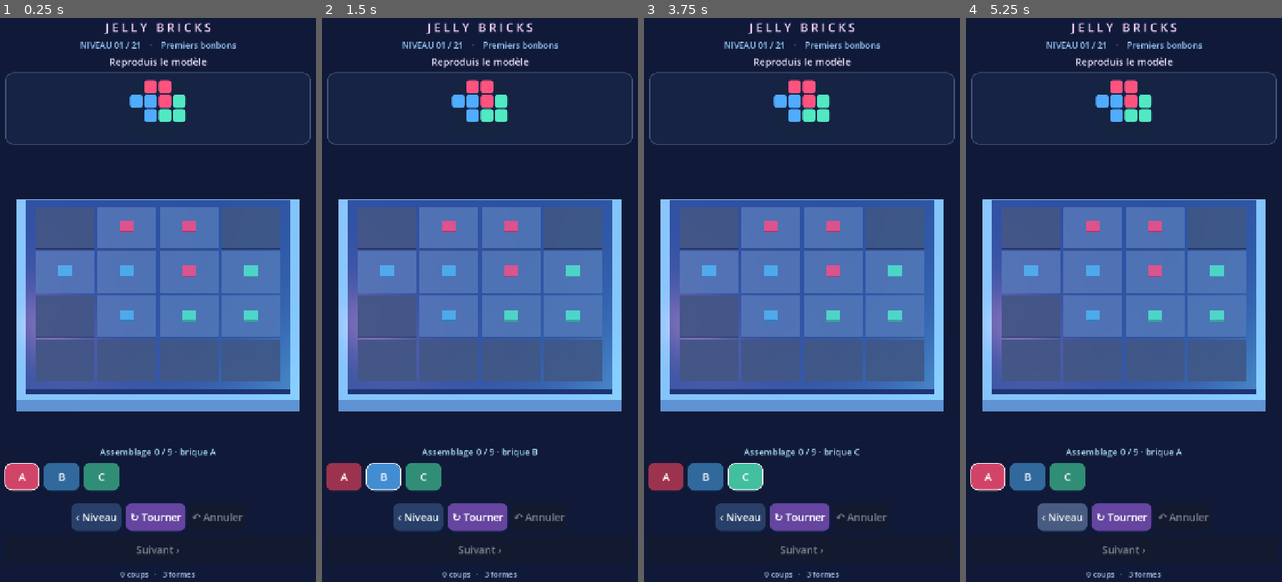
Above: before the commit, frames 1-4 (left to right).
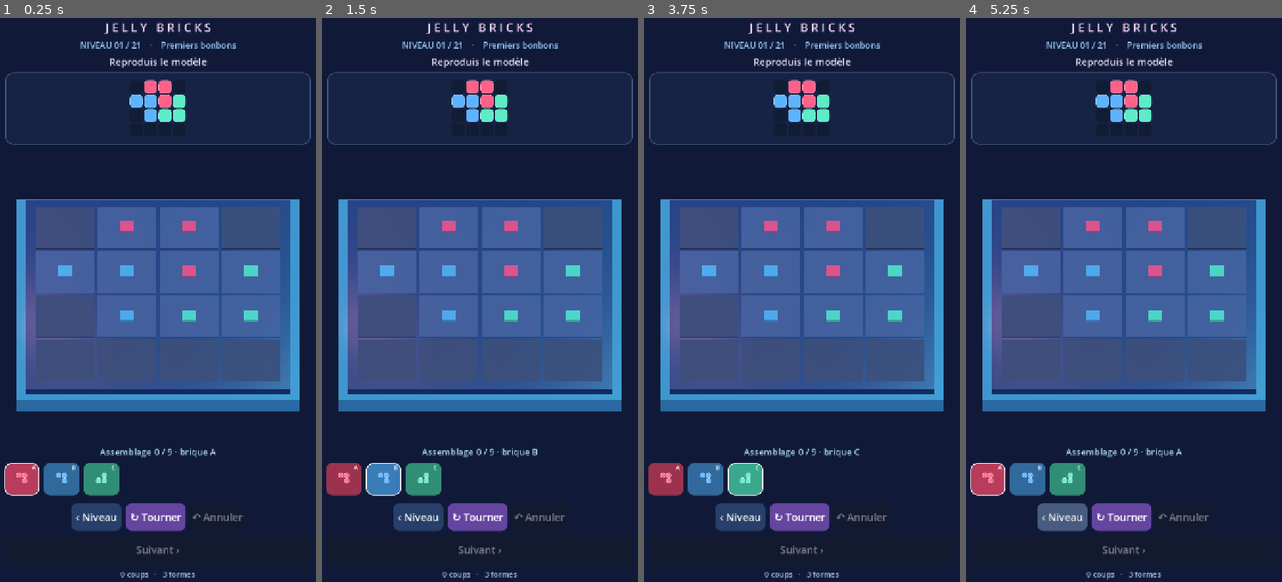
Above: after the commit, the same moments.

Repository: dbrckk/Jelly-bricks
Game: Godot game, scene res://scenes/main.tscn
Same seed, same stepped clock (60 frames per second), same inputs: the game is played once before the commit and once after it.
Inputs (mouse positions are in pixels of both pictures, inside the frame that each line leads up to):
- Up to frame 1 (0.25 s): no input
- Up to frame 2 (1.5 s): click (344, 474) at 0.5 s, where only the run before the commit has a clickable "A"; click (385, 474) at 1.25 s, where only the run before the commit has a clickable "B"
- Up to frame 3 (3.75 s): click (666, 480) at 2.02 s; click (707, 480) at 2.77 s; click (745, 474) at 3.5 s, where only the run before the commit has a clickable "C"
- Up to frame 4 (5.25 s): click (1067, 480) at 4.27 s; click "‹ Niveau" at 5 s

The runs differ from the first frame. In frame 1, 12% of the frame differs, in the area x 1-95%, y 10-85%; in frame 2, 12%; in frame 3, 11%; in frame 4, 12%.

Commit message:
feat(native): cushioned jelly solids, glossy optics and shape-based mobile tray
* render(native): continuous cushioned jelly volumes with six rounded side bevel bands

* render(native): transparent Fresnel candy optics, internal glow and procedural softbox highlights

* render(native): translucent placement previews with vivid candy colored interiors

* test(native): require rounded 3D bevel tessellation and transparent placement preview

* release(native): version 0.9.1 with rounded continuous candy jelly mesh and optics

* release(native): version 0.9.1 with rounded continuous candy jelly mesh and optics

* visual QA: render real native Godot 3D screenshots on software OpenGL

* ci(native): capture actual software-GL 3D game screenshot as an optional QA artifact

* visual QA: photograph rounded native jelly pieces on the first Android level

* ux(native): display actual jelly polyomino thumbnails, polished target candy cells and subtle studio board

* test(native): ensure actual shape silhouettes appear in mobile piece selector

Diff:
--- a/native-godot/scripts/game_root.gd
+++ b/native-godot/scripts/game_root.gd
@@ -311,8 +311,13 @@
             var symbol := row_string.substr(c, 1)
             var box := Panel.new()
             box.custom_minimum_size = Vector2(pixel, pixel)
-            var tint: Color = Color(PALETTE[symbol]) if PALETTE.has(symbol) else Color("#152441")
-            box.add_theme_stylebox_override("panel", _flat_style(tint, 7))
+            var colored := PALETTE.has(symbol)
+            var tint: Color = Color(PALETTE[symbol]) if colored else Color("#111c35")
+            var style := _flat_style(tint.lightened(.08) if colored else tint, 7)
+            if colored:
+                style.border_color = tint.lightened(.35)
+                style.set_border_width_all(1)
+            box.add_theme_stylebox_override("panel", style)
             box.mouse_filter = Control.MOUSE_FILTER_IGNORE
             model_grid.add_child(box)
 
@@ -334,17 +339,17 @@
     for child in ghost.get_children():
         child.queue_free()
     var rim := _box_mesh(Vector3(size + 0.55, 0.25, size + 0.55),
-        Color("#507aab"), .23)
+        Color("#285878"), .17)
     rim.position.y = -0.22
     board.add_child(rim)
     var platform := _box_mesh(Vector3(size + .28, .25, size + .28),
-        Color("#1a2d55"), .43)
+        Color("#112443"), .48)
     platform.position.y = -0.12
     board.add_child(platform)
     for r in range(size):
         for c in range(size):
             var square := _box_mesh(Vector3(.935, .016, .935),
-                Color("#22375b") if wanted.has(Vector2i(r,c)) else Color("#15243d"), .81)
+                Color("#182b4b") if wanted.has(Vector2i(r,c)) else Color("#101e37"), .82)
             square.position = Vector3(c + .5 - size / 2.0,
                 .022, r + .5 - size / 2.0)
             board.add_child(square)
@@ -369,8 +374,12 @@
     _add_triangle(st, a, c, d)
 
 func _shape_geometry(cells: Array) -> ArrayMesh:
+    # One continuous jelly volume for a polyomino. The top of every tile has
+    # a raised cushion and only OUTER edges receive curved bevel bands.
+    # Godot SurfaceTool generates one mesh: no internal walls between cells.
     var st := SurfaceTool.new()
     st.begin(Mesh.PRIMITIVE_TRIANGLES)
+    st.set_smooth_group(0)
     var filled := {}
     for cell in cells:
         filled[cell] = true
@@ -381,8 +390,18 @@
         var x1 := x0 + 1.0
         var z0 := float(r)
         var z1 := z0 + 1.0
-        _quad(st, Vector3(x0, .39, z0), Vector3(x0, .39, z1),
-            Vector3(x1, .39, z1), Vector3(x1, .39, z0))
+        var a := Vector3(x0, .376, z0)
+        var b := Vector3(x0, .376, z1)
+        var d := Vector3(x1, .376, z0)
+        var cc := Vector3(x1, .376, z1)
+        var crown := Vector3(x0 + .5, .445, z0 + .5)
+        _add_triangle(st, a, b, crown)
+        _add_triangle(st, b, cc, crown)
+        _add_triangle(st, cc, d, crown)
+        _add_triangle(st, d, a, crown)
+        # A bottom cap prevents hollow-looking transparency from below.
+        _quad(st, Vector3(x0, .014, z1), Vector3(x0, .014, z0),
+            Vector3(x1, .014, z0), Vector3(x1, .014, z1))
         var edges := [
             [Vector2(x0,z0),Vector2(x1,z0),Vector2i(r-1,c),Vector2(0,-1)],
             [Vector2(x1,z0),Vector2(x1,z1),Vector2i(r,c+1),Vector2(1,0)],
@@ -392,20 +411,35 @@
         for e in edges:
             if filled.has(e[2]):
                 continue
-            var start: Vector2 = e[0]
-            var finish: Vector2 = e[1]
-            var normal: Vector2 = e[3]
-            var a := Vector3(start.x, .39, start.y)
-            var b := Vector3(finish.x, .39, finish.y)
-            var off := Vector3(normal.x * .065, 0, normal.y * .065)
-            var ctop := a + off + Vector3(0, -.10, 0)
-            var dtop := b + off + Vector3(0, -.10, 0)
-            _quad(st, a, b, dtop, ctop)
-            var cbottom := ctop + Vector3(0, -.24, 0)
-            var dbottom := dtop + Vector3(0, -.24, 0)
-            _quad(st, ctop, dtop, dbottom, cbottom)
-            _quad(st, cbottom, dbottom, b + Vector3(0, -.37, 0),
-                a + Vector3(0, -.37, 0))
+            var v0: Vector2 = e[0]
+            var v1: Vector2 = e[1]
+            var n: Vector2 = e[3]
+            var edge_a := Vector3(v0.x, .376, v0.y)
+            var edge_b := Vector3(v1.x, .376, v1.y)
+            var outward := Vector3(n.x, 0, n.y)
+            # A curved candy silhouette: upper bevel, swollen side wall,
+            # and rounded foot. Profiles are shared by every exposed edge.
+            var profile := [
+                Vector2(0.000, .376),
+                Vector2(.032, .354),
+                Vector2(.075, .311),
+                Vector2(.103, .246),
+                Vector2(.107, .146),
+                Vector2(.081, .064),
+                Vector2(.021, .014)
+            ]
+            for band in range(profile.size() - 1):
+                var p0: Vector2 = profile[band]
+                var p1: Vector2 = profile[band + 1]
+                var a0 := edge_a + outward * p0.x
+                var b0 := edge_b + outward * p0.x
+                var a1 := edge_a + outward * p1.x
+                var b1 := edge_b + outward * p1.x
+                a0.y = p0.y
+                b0.y = p0.y
+                a1.y = p1.y
+                b1.y = p1.y
+                _quad(st, a0, b0, b1, a1)
     st.generate_normals()
     return st.commit()
 
@@ -413,7 +447,7 @@
         turns: int, preview: bool = false) -> Node3D:
     var shape := Node3D.new()
     shape.name = "Piece_" + id
-    shape.position = Vector3(placement.y - size/2.0, .09,
+    shape.position = Vector3(placement.y - size/2.0, .034,
         placement.x - size/2.0)
     var rotated := _rotate_cells(cells, turns)
     var mesh := MeshInstance3D.new()
@@ -426,6 +460,7 @@
     var tint := Color(PALETTE[id])
     material.set_shader_parameter("candy_tint", tint)
     material.set_shader_parameter("detail", 1.0)
+    material.set_shader_parameter("gel_opacity", 0.40 if preview else 0.94)
     if preview:
         material.set_shader_parameter("candy_tint",
             Color("#76ffd4") if _can_place(id, placement, turns) else Color("#ff6a9a"))
@@ -524,12 +559,44 @@
     ids.sort()
     for candidate in ids:
         var id := String(candidate)
-        var btn := _button(id, Color(PALETTE[id]).darkened(
-            0.39 if not placements.has(id) else 0.71))
-        btn.custom_minimum_size.x = 79
+        var tint := Color(PALETTE[id])
+        var btn := _button("", tint.darkened(
+            .39 if not placements.has(id) else .72))
+        btn.custom_minimum_size = Vector2(79, 73)
         if id == selected_id:
             btn.add_theme_stylebox_override("normal", _flat_style(
-                Color(PALETTE[id]).darkened(.18), 17, Color.WHITE))
+                tint.darkened(.28), 16, Color("#fdfaff")))
+        var miniature := Control.new()
+        miniature.name = "ShapeThumbnail"
+        miniature.set_anchors_and_offsets_preset(Control.PRESET_FULL_RECT)
+        miniature.mouse_filter = Control.MOUSE_FILTER_IGNORE
+        btn.add_child(miniature)
+        var cells: Array = pieces[id]
+        var widest := 0
+        var highest := 0
+        for cell in cells:
+            widest = maxi(widest, cell.y + 1)
+            highest = maxi(highest, cell.x + 1)
+        var unit := minf(12.5, minf(58.0 / float(maxi(widest, 1)),
+            43.0 / float(maxi(highest, 1))))
+        var start_x := (79.0 - float(widest) * unit) * .5
+        var start_y := (58.0 - float(highest) * unit) * .5 + 5.0
+        for cell in cells:
+            var tile := Panel.new()
+            tile.position = Vector2(start_x + float(cell.y) * unit,
+                start_y + float(cell.x) * unit)
+            tile.size = Vector2(unit - .8, unit - .8)
+            var style := _flat_style(tint.lightened(.18), 3,
+                tint.lightened(.52))
+            style.set_border_width_all(1)
+            tile.add_theme_stylebox_override("panel", style)
+            tile.mouse_filter = Control.MOUSE_FILTER_IGNORE
+            miniature.add_child(tile)
+        var caption := _label(id, 13, Color(1, 1, 1, .92))
+        caption.position = Vector2(58, 2)
+        caption.size = Vector2(17, 19)
+        caption.mouse_filter = Control.MOUSE_FILTER_IGNORE
+        miniature.add_child(caption)
         btn.pressed.connect(func(): _select_piece(id))
         tray.add_child(btn)
 
--- a/native-godot/shaders/jelly.gdshader
+++ b/native-godot/shaders/jelly.gdshader
@@ -1,29 +1,49 @@
 shader_type spatial;
-render_mode blend_mix, depth_draw_opaque, cull_back, diffuse_burley, specular_schlick_ggx;
+render_mode blend_mix, depth_prepass_alpha, cull_back, diffuse_burley, specular_schlick_ggx;
 
+// Procedural glossy gel: softly transparent center, opaque-looking bright
+// Fresnel edges, layered candy tint and camera-facing specular highlights.
+// Designed for Godot 4 Compatibility (OpenGL ES 3); no external textures.
 uniform vec4 candy_tint : source_color = vec4(1.0, 0.4, 0.6, 1.0);
 uniform float impact : hint_range(0.0, 1.0) = 0.0;
 uniform float detail : hint_range(0.0, 1.0) = 1.0;
+uniform float gel_opacity : hint_range(0.0, 1.0) = 0.94;
 varying vec3 jelly_local;
 
 void vertex() {
     jelly_local = VERTEX;
-    float ripple = sin(VERTEX.x * 8.4 + VERTEX.z * 5.1 + TIME * 0.0);
-    VERTEX.y += impact * ripple * (0.055 + abs(VERTEX.y) * 0.035);
-    VERTEX.x += impact * cos(VERTEX.z * 6.3) * 0.035;
+    float ripple = sin(VERTEX.x * 8.4 + VERTEX.z * 5.1 +
+        VERTEX.y * 3.2);
+    VERTEX.y += impact * ripple * (0.05 + abs(VERTEX.y) * 0.04);
+    VERTEX.x += impact * cos(VERTEX.z * 6.3 + VERTEX.y * 4.4) * 0.038;
 }
 
 void fragment() {
-    float rim = pow(1.0 - clamp(dot(normalize(NORMAL), normalize(VIEW)), 0.0, 1.0), 2.6);
-    float density = sin(jelly_local.x * 6.0 + jelly_local.z * 3.0) *
-        cos(jelly_local.z * 7.0 - jelly_local.y * 4.0);
-    float fleck = pow(max(sin(jelly_local.x * 30.0) *
-        sin(jelly_local.z * 33.0), 0.0), 16.0);
-    ALBEDO = candy_tint.rgb * (0.83 + density * 0.028 + jelly_local.y * 0.19);
-    ALBEDO = mix(ALBEDO, vec3(1.0), rim * (0.21 + detail * 0.11));
-    ALBEDO += vec3(0.08) * fleck * detail;
-    METALLIC = 0.035;
-    ROUGHNESS = mix(0.22, 0.105, detail);
-    SPECULAR = 0.95;
-    EMISSION = candy_tint.rgb * 0.045 + vec3(0.16, 0.20, 0.34) * rim * 0.42;
+    vec3 n = normalize(NORMAL);
+    vec3 eye = normalize(VIEW);
+    float facing = clamp(dot(n, eye), 0.0, 1.0);
+    float fresnel = pow(1.0 - facing, 2.25);
+    float height_grad = smoothstep(0.01, 0.45, jelly_local.y);
+    float dense = sin(jelly_local.x * 5.8 + jelly_local.z * 3.6) *
+        cos(jelly_local.z * 7.3 - jelly_local.y * 5.0);
+    float inner_glow = smoothstep(.02, .4, jelly_local.y);
+    float bubble = pow(max(sin(jelly_local.x * 23.0) *
+        sin(jelly_local.z * 25.0), 0.0), 18.0);
+    float softbox = pow(max(dot(n,
+        normalize(vec3(-.38, .65, .65))), 0.0), 19.0);
+    vec3 base = candy_tint.rgb *
+        (0.71 + height_grad * .22 + dense * .042);
+    base = mix(base, vec3(1.0, .985, 1.0), fresnel * .32);
+    base += bubble * detail * .065;
+    base += softbox * detail * .24;
+    ALBEDO = base;
+    METALLIC = .015;
+    ROUGHNESS = mix(.23, .095, detail);
+    SPECULAR = .98;
+    EMISSION = candy_tint.rgb * (.045 + inner_glow * .045) +
+        vec3(.34, .42, .65) * fresnel * .19 +
+        vec3(1.0, .95, 1.0) * softbox * detail * .12;
+    // Native gel has real alpha; the outline becomes more solid as the
+    // viewing angle becomes glancing, a common candy/glass cue.
+    ALPHA = clamp(gel_opacity + fresnel * .065, 0.0, 1.0);
 }
--- /dev/null
+++ b/native-godot/tests/capture.gd
@@ -0,0 +1,40 @@
+extends SceneTree
+
+## Captures the REAL Godot Compatibility renderer, not an HTML mockup.
+## Intended for a virtual X display and Mesa's software OpenGL renderer.
+var frames: int = 0
+var game: Node = null
+
+func _process(_delta: float) -> bool:
+    if frames == 0:
+        var packed: PackedScene = load("res://scenes/main.tscn")
+        if packed == null:
+            push_error("Cannot load the native preview scene")
+            quit(1)
+            return false
+        game = packed.instantiate()
+        root.add_child(game)
+        # Capture a real interactive scene with visible volumetric jelly,
+        # not the flat empty board left by the preceding level tests.
+        game._open_level(0)
+        game._try_place("A", Vector2i(0, 1))
+        game._try_place("B", Vector2i(1, 0))
+    frames += 1
+    if frames < 30:
+        return false
+    var image: Image = root.get_texture().get_image()
+    if image == null or image.is_empty():
+        push_error("Native 3D screenshot has no pixels")
+        quit(1)
+        return false
+    image.resize(540, 960, Image.INTERPOLATE_LANCZOS)
+    var output := ProjectSettings.globalize_path(
+        "res://../build/jelly-native-preview.png")
+    var result := image.save_png(output)
+    if result != OK:
+        push_error("Screenshot PNG writing failed: " + str(result))
+        quit(1)
+        return false
+    print("PASS: Native 3D Jelly Bricks rendering screenshot: ", output)
+    quit(0)
+    return false
--- a/native-godot/tests/validate.gd
+++ b/native-godot/tests/validate.gd
@@ -80,9 +80,31 @@
                 push_error("Duplicate native jelly meshes are still generated")
                 quit(1)
                 return
+            var gel_mesh: ArrayMesh = preview_a.get_child(0).mesh
+            if gel_mesh.get_aabb().size.y < .40:
+                push_error("Jelly volumes have lost their 3D depth")
+                quit(1)
+                return
+            var gel_vertices: PackedVector3Array = gel_mesh.surface_get_arrays(
+                0)[Mesh.ARRAY_VERTEX]
+            if gel_vertices.size() <= game.pieces[first_id].size() * 30:
+                push_error("Rounded jelly bevels are missing from the mesh")
+                quit(1)
+                return
+            var ghost_mat: ShaderMaterial = preview_b.get_child(0).material_override
+            if float(ghost_mat.get_shader_parameter("gel_opacity")) >= .6:
+                push_error("Preview jelly is not translucent")
+                quit(1)
+                return
             preview_a.free()
             preview_b.free()
-            print("TEST: first placement can be undone and jelly meshes are reused")
+            var first_button: Button = game.tray.get_child(0)
+            var thumbnail: Control = first_button.get_node("ShapeThumbnail")
+            if thumbnail.get_child_count() != game.pieces[first_id].size() + 1:
+                push_error("Native piece tray does not display the real shape")
+                quit(1)
+                return
+            print("TEST: first undo, bevels, transparency and shape thumbnails verified")
             for variant in ids:
                 var id := String(variant)
                 var pose: Dictionary = poses[id]
Not shown, changed: native-godot/export_presets.cfg
Not shown, changed: .github/workflows/native-android.yml
Not shown, changed: native-godot/README.md
